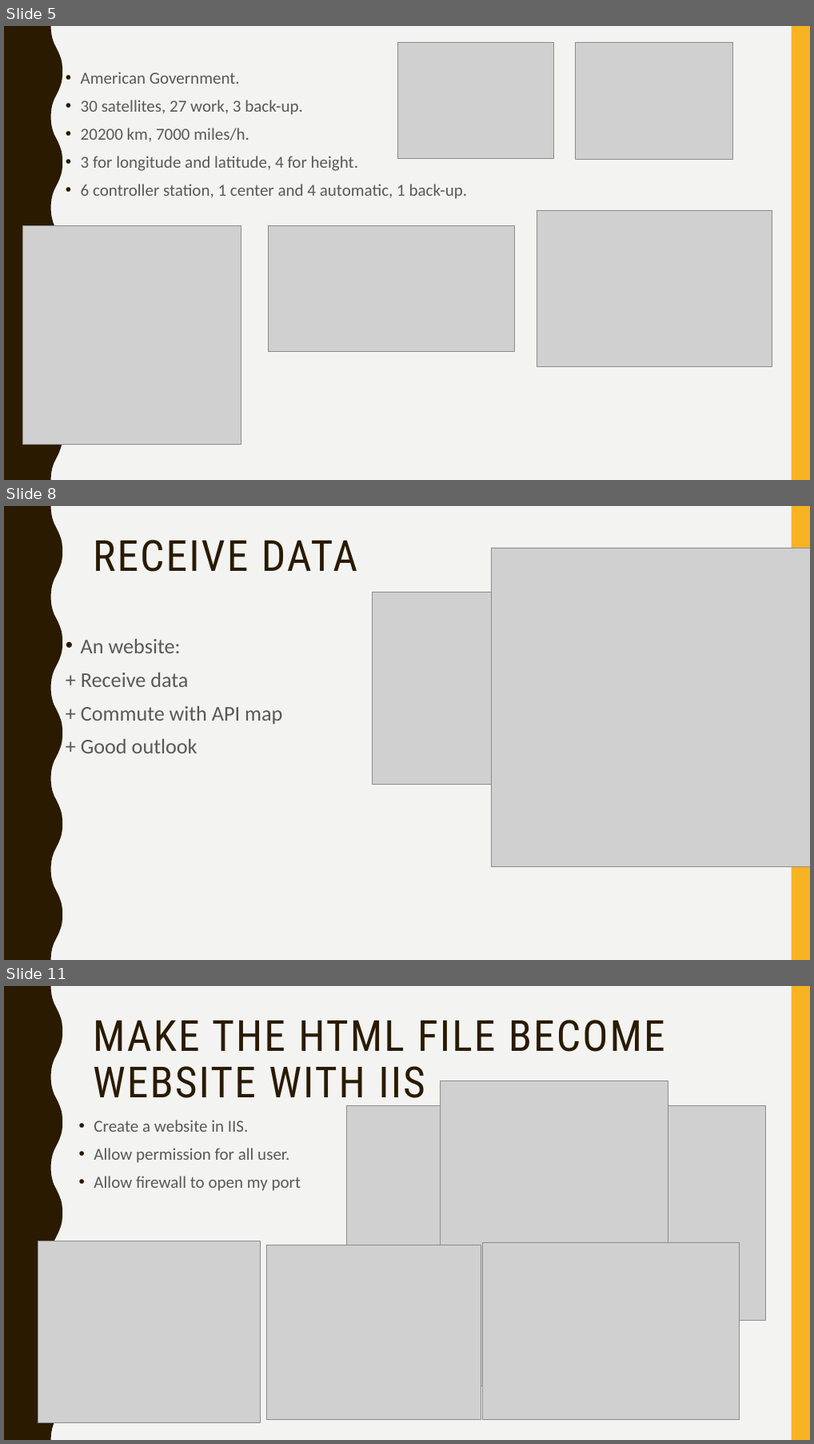
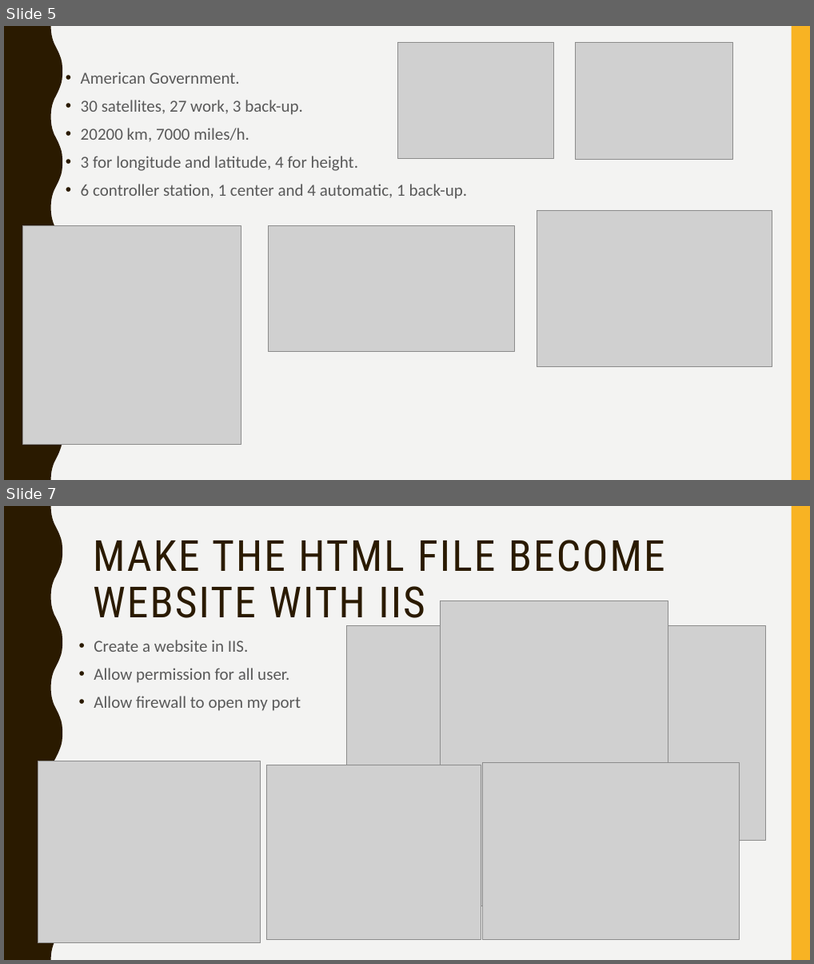
Before and after one commit to GiangHLe/GPS, a slide deck: GPS DETECTER PROJECT.pptx. Shown one above the other, each under a label of ours: slides 5, 8 and 11 before the commit, slides 5 and 7 after it; the slides between them are not shown. The pictures are 814x1444 and 814x964 pixels, drawn with LibreOffice and Linux fonts; fonts in the diff are those of the drawing; grey boxes stand for pictures. Boxes give left, top, right and bottom in pixels: in the first picture for what was removed or moved away, otherwise in the second. Text is boxed around its words. In the diff, an @@ line names an element or a change of style, - is before the commit and + after.

```diff
--- a/GPS DETECTER PROJECT.pptx
+++ b/GPS DETECTER PROJECT.pptx
@@ slide 8 removed at (x1=4, y1=506, x2=810, y2=960), background #F3F3F2; not listed: 2 template elements that a slide beside it also shows @@
@@ title removed at (x1=93, y1=540, x2=358, y2=572) @@
-RECEIVE DATA
@@ picture removed at (x1=491, y1=548, x2=810, y2=867) @@
@@ picture removed at (x1=373, y1=592, x2=565, y2=784) @@
@@ text removed at (x1=81, y1=639, x2=282, y2=753) @@
-• An website:
-+ Receive data
-+ Commute with API map
-+ Good outlook
@@ what was slide 11 is now slide 7 @@
```
Also in this commit, not shown: 2 slides changed, 4 other slides removed, 2 other files.
